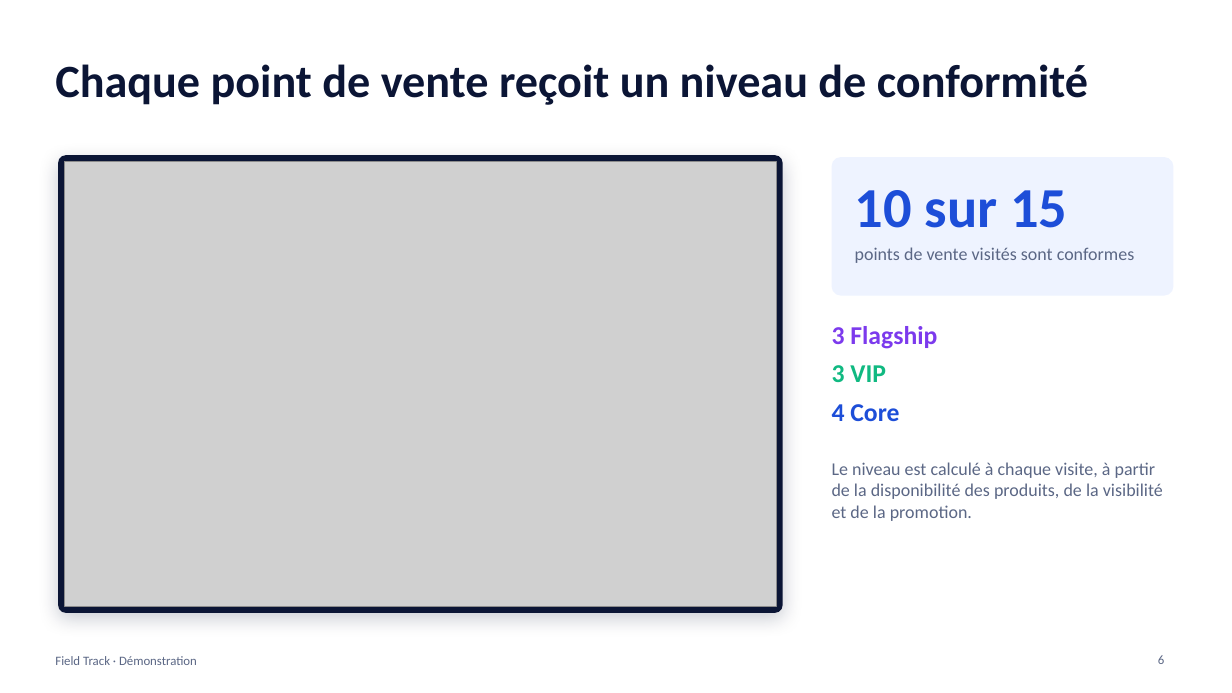
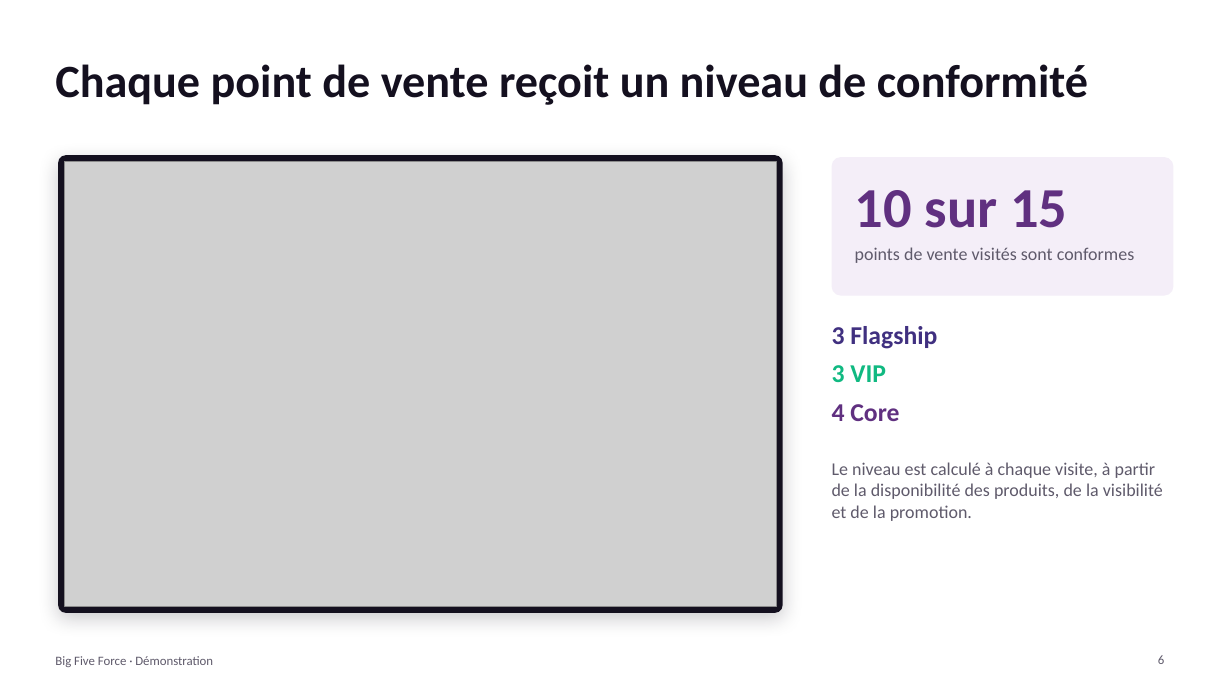
Before and after one commit to jhouedanou/frieslandv3, a slide deck: slide 6 of docs/DEMO-BIG-FIVE-FORCE.pptx. Drawn at 1232x693 pixels with LibreOffice and Linux fonts; fonts in the diff are those of the drawing; grey boxes stand for pictures. Boxes give left, top, right and bottom in pixels: in the first picture for what was removed or moved away, otherwise in the second. Text is boxed around its words. In the diff, an @@ line names an element or a change of style, - is before the commit and + after.

```diff
--- a/docs/DEMO-BIG-FIVE-FORCE.pptx
+++ b/docs/DEMO-BIG-FIVE-FORCE.pptx
@@ title "Chaque point de vente reçoit ..." at <box>55,64,1088,105</box>: text colour #0B1535 to #14101F @@
@@ rounded rectangle at <box>58,155,783,613</box>: fill #0B1535 to #14101F; shadow changed @@
@@ rounded rectangle at <box>832,157,1174,296</box>: fill #EEF3FF to #F4EEF8 @@
@@ text "10 sur 15" at <box>855,190,1067,228</box>: text colour #1D4ED8 to #603080 @@
@@ text at <box>832,326,937,421</box>: text colour #7C3AED to #403080 in "3 Flagship"; text colour #1D4ED8 to #603080 in "4 Core" @@
@@ text at <box>55,656,213,667</box>: text changed; text colour #5B6785 to #5F5A6B @@
-Field Track · Démonstration
+Big Five Force · Démonstration
@@ text colour #5B6785 to #5F5A6B in 3 elements at <box>855,247,1135,263</box>, <box>832,462,1163,521</box>, <box>1158,655,1164,664</box> @@
```
Also in this commit, not shown: 10 other slides changed.
